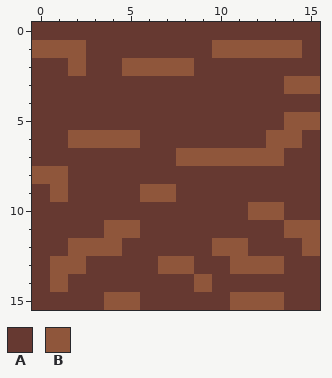
A pixel-art file gets an edit: art/ground.ase. Above is the file before it was changed.
16x16 pixels, 1 frame.
Palette (. is transparent): A #663931  B #8f563b
Pixels before, first column x 0:
 0 AAAAAAAAAAAAAAAA
 1 BBBAAAAAAABBBBBA
 2 AABAABBBBAAAAAAA
 3 AAAAAAAAAAAAAABB
 4 AAAAAAAAAAAAAAAA
 5 AAAAAAAAAAAAAABB
 6 AABBBBAAAAAAABBA
 7 AAAAAAAABBBBBBAA
 8 BBAAAAAAAAAAAAAA
 9 ABAAAABBAAAAAAAA
10 AAAAAAAAAAAABBAA
11 AAAABBAAAAAAAABB
12 AABBBAAAAABBAAAB
13 ABBAAAABBAABBBAA
14 ABAAAAAAABAAAAAA
15 AAAABBAAAAABBBAA
And afterwards:
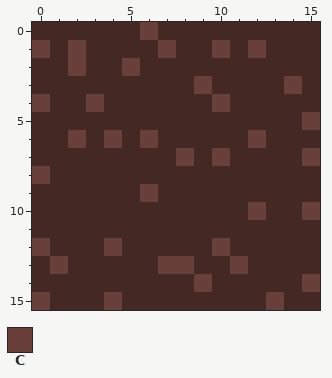
Colours new in this view: C #694039
Diff:
Colour A changes from #663931 to #442823.
Colour A replaces colour B in row 1 at x 1, 11 and 13 to 14; in row 2 at x 6 to 8; in row 3 at x 15; in row 5 at x 14; in row 6 at x 3, 5 and 13 to 14; in row 7 at x 9 and 11 to 13.
Colour A replaces colour B in row 8 at x 1; in row 9 at x 1 and 7; in row 10 at x 13; in row 11 at x 4 to 5 and 14 to 15; in row 12 at x 2 to 3, 11 and 15; in row 13 at x 2 and 12 to 13.
Colour A replaces colour B in row 14 at x 1; in row 15 at x 5 and 11 to 12.
Colour C replaces colour A in row 0 at x 6; in row 1 at x 7; in row 3 at x 9; in row 4 at x 0, 3 and 10; in row 6 at x 6 and 12; in row 7 at x 15.
Colour C replaces colour A in row 10 at x 15; in row 12 at x 0; in row 14 at x 15; in row 15 at x 0.
Colour C replaces colour B in row 1 at x 0, 2, 10 and 12; in row 2 at x 2 and 5; in row 3 at x 14; in row 5 at x 15; in row 6 at x 2 and 4; in row 7 at x 8 and 10.
Colour C replaces colour B in row 8 at x 0; in row 9 at x 6; in row 10 at x 12; in row 12 at x 4 and 10; in row 13 at x 1, 7 to 8 and 11; in row 14 at x 9.
Colour C replaces colour B in row 15 at x 4 and 13.
